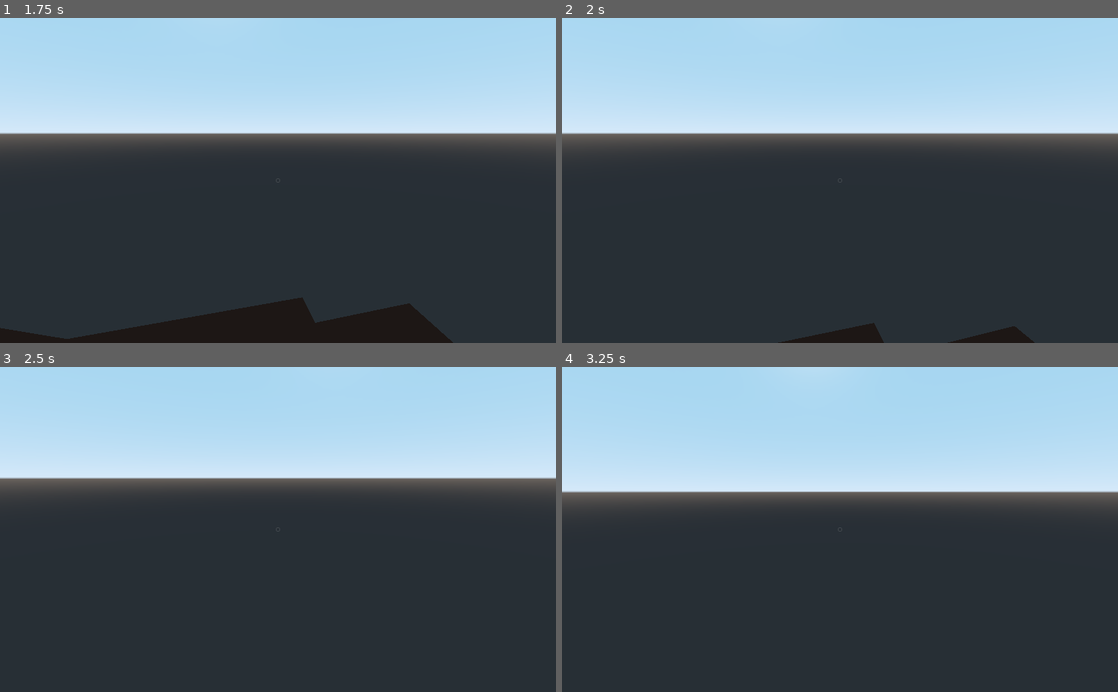
Above: before the commit, frames 1-4 (two rows, left to right).
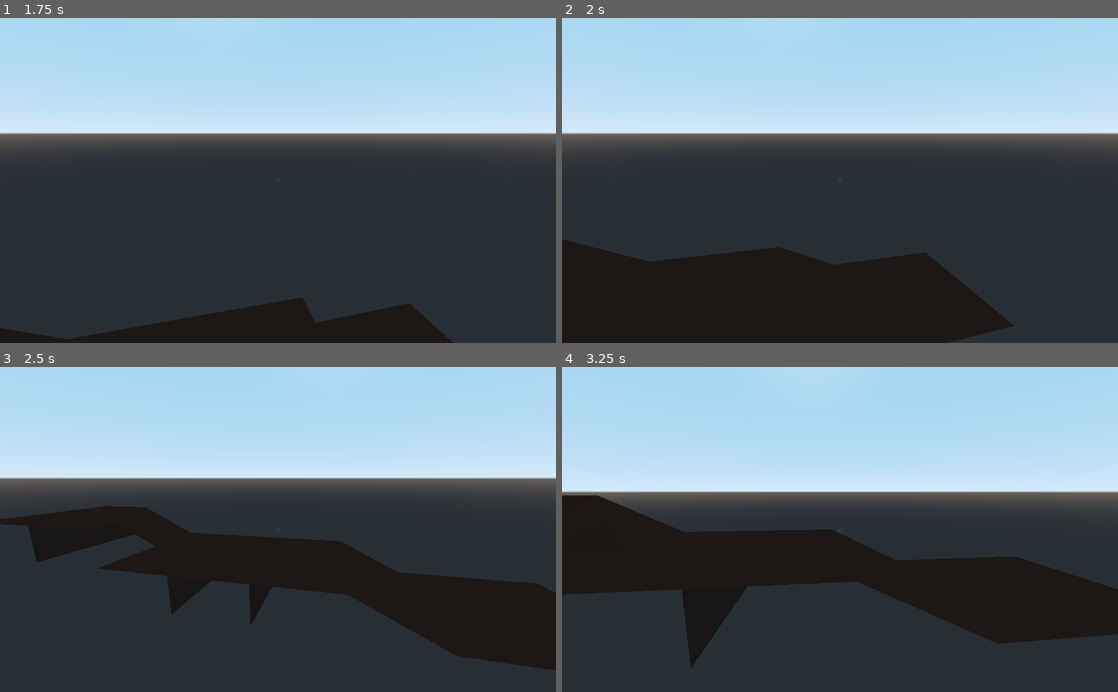
Above: after the commit, the same moments.

Repository: ihave13digits/AutomatonUprising
Game: Godot game, scene res://scene/Main.tscn
Same seed, same stepped clock (60 frames per second), same inputs: the game is played once before the commit and once after it.
Inputs (mouse positions are in pixels of both pictures, inside the frame that each line leads up to):
- Up to frame 1 (1.75 s): click "Continue" at 0.5 s; tap Enter at 1.25 s; move the mouse to (305, 180) at 1.27 s; press the mouse at (305, 180) at 1.28 s; hold W (move_forward) from 1.28 s (still down); tap Space (jump) at 1.52 s
- Up to frame 2 (2 s): keep holding W (move_forward)
- Up to frame 3 (2.5 s): keep holding W (move_forward); move the mouse to (250, 529) at 2.02 s; release the mouse at (250, 529) at 2.03 s; right-click (250, 529) at 2.1 s; tap Space (jump) at 2.27 s; click (250, 529) at 2.3 s
- Up to frame 4 (3.25 s): keep holding W (move_forward); move the mouse to (851, 523) at 2.77 s; press the mouse at (851, 523) at 2.78 s

Frame 1 is identical in both runs. In frame 2, 20% of the frame differs, in the area x 0-85%, y 68-100%; in frame 3, 17%; in frame 4, 21%, in the area x 0-100%, y 39-93%.

Commit message:
updated core

Diff:
--- a/data/Data.gd
+++ b/data/Data.gd
@@ -893,7 +893,7 @@
 			'font_name' : {'value' : '', 'min' : 0, 'max' : 128},
 
 			'message_font' : {'value' : 16, 'min' : 16, 'max' : 16},
-			'spawn_distance' : {'value' : 1, 'min' : 1, 'max' : 16},
+			'spawn_distance' : {'value' : 4, 'min' : 1, 'max' : 16},
 
 			'mouse_sensitivity' : {'value' : 0.25, 'min' : 0.0, 'max' : 0.0},
 			'wheel_sensitivity' : {'value' : 0.25, 'min' : 0.0, 'max' : 0.0},
--- a/scene/Main.gd
+++ b/scene/Main.gd
@@ -17,20 +17,20 @@
 
 	for x in range(-Data.settings['spawn_distance']['value'], Data.settings['spawn_distance']['value']):
 		for z in range(-Data.settings['spawn_distance']['value'], Data.settings['spawn_distance']['value']):
-			world.generate_chunk(x, z)
+			world.generate_tile(x, z)
 
-func update_chunks():
+func _update_chunks():
 	var p = player.get_pos()
 	var despawn = Data.settings['spawn_distance']['value']+1
 	var spawn = Data.settings['spawn_distance']['value']
 
 	for dx in range(-despawn, despawn):
 		for dz in range(-despawn, despawn):
-			world.destroy_chunk(floor((p.x)+dx), floor((p.z)+dz))
+			world.destroy_tile(floor((p.x)+dx), floor((p.z)+dz))
 
 	for sx in range(-spawn, spawn):
 		for sz in range(-spawn, spawn):
-			world.generate_chunk(floor((p.x)+sx), floor((p.z)+sz))
+			world.generate_tile(floor((p.x)+sx), floor((p.z)+sz))
 
 func _update_cursor():
 	if player.cursor.get_collider() != null:
--- a/scene/World.gd
+++ b/scene/World.gd
@@ -36,43 +36,36 @@
 	n.persistence = pr
 
 func spawn(t, pos, rot):
-	if '%s-%s' % [int(pos.x/tile_size), int(pos.z/tile_size)] in data:
-		var target = Data.object[t]
-		var inst = target['instance'][0]
-		var I = load(Data.instance[inst]).instance()
-		I.translation = pos
-		I.rotation_degrees = rot
-		I.mesh['body'] = Data.object[t]['mesh'][0]
-		I.id = t
-		add_child(I)
-		data['%s-%s' % [int(pos.x/tile_size), int(pos.z/tile_size)]]['tile'] = I
+	var key = '%s-%s' % [int(pos.x/tile_size), int(pos.z/tile_size)]
+	if data[key]['tile']:
+		if is_instance_valid(data[key]['tile']):
+			return
+
+	var target = Data.object[t]
+	var inst = target['instance'][0]
+	var I = load(Data.instance[inst]).instance()
+	I.translation = pos
+	I.rotation_degrees = rot
+	I.mesh['body'] = Data.object[t]['mesh'][0]
+	I.id = t
+	I.active = true
+	add_child(I)
+	data[key]['tile'] = I
 
 func generate_world_data():
 	for x in range(-world_size*chunk_size, world_size*chunk_size):
 		for z in range(-world_size*chunk_size, world_size*chunk_size):
 			data['%s-%s' % [x, z]] = {}
+			data['%s-%s' % [x, z]]['tile'] = null
 			data['%s-%s' % [x, z]]['value'] = [
 			noise_fissure.get_noise_2d(x, z),
 			noise_moisture.get_noise_2d(x, z),
 			noise_temperature.get_noise_2d(x, z)
 			]
 
-func destroy_chunk(X, Z):
-	for x in range(int(X*chunk_size), int((X*chunk_size)+chunk_size)):
-		for z in range(int(Z*chunk_size), int((Z*chunk_size)+chunk_size)):
-			if '%s-%s' % [x/tile_size, z/tile_size] in data and 'tile' in data['%s-%s' % [x/tile_size, z/tile_size]]:
-				if is_instance_valid(data['%s-%s' % [x/tile_size, z/tile_size]]['tile']):
-					data['%s-%s' % [x/tile_size, z/tile_size]]['tile'].call_deferred('free')
-
-func generate_chunk(X, Z):
-	for x in range(int(X*chunk_size), int((X*chunk_size)+chunk_size)):
-		for z in range(int(Z*chunk_size), int((Z*chunk_size)+chunk_size)):
-			generate_tile(x, z)
-
 func destroy_tile(x, z):
-	if '%s-%s' % [x/tile_size, z/tile_size] in data and 'tile' in data['%s-%s' % [x/tile_size, z/tile_size]]:
-		if is_instance_valid(data['%s-%s' % [x/tile_size, z/tile_size]]['tile']):
-			data['%s-%s' % [x/tile_size, z/tile_size]]['tile'].queue_free()
+	if is_instance_valid(data['%s-%s' % [x, z]]['tile']):
+		data['%s-%s' % [x, z]]['tile'].queue_free()
 
 func generate_tile(x, z):
 	var oriented = false
--- a/scene/instance/Player.gd
+++ b/scene/instance/Player.gd
@@ -87,17 +87,17 @@
 	$Y/X/Hand/Mesh.material_override = load("res://skin/global_material.tres")
 
 func update_map_position():
-	if int(round(translation.x - Data.settings['spawn_distance']['value'])) >= int(round(update_position.x)):
+	if int(round(translation.x - (Data.settings['spawn_distance']['value']))) >= int(round(update_position.x)):
 		update_position.x = int(round(translation.x))
 		emit_signal("update_chunks")
-	elif int(round(translation.x + Data.settings['spawn_distance']['value'])) <= int(round(update_position.x)):
+	elif int(round(translation.x + (Data.settings['spawn_distance']['value']))) <= int(round(update_position.x)):
 		update_position.x = int(round(translation.x))
 		emit_signal("update_chunks")
 
-	if int(round(translation.z - Data.settings['spawn_distance']['value'])) >= int(round(update_position.z)):
+	if int(round(translation.z - (Data.settings['spawn_distance']['value']))) >= int(round(update_position.z)):
 		update_position.z = int(round(translation.z))
 		emit_signal("update_chunks")
-	elif int(round(translation.z + Data.settings['spawn_distance']['value'])) <= int(round(update_position.z)):
+	elif int(round(translation.z + (Data.settings['spawn_distance']['value']))) <= int(round(update_position.z)):
 		update_position.z = int(round(translation.z))
 		emit_signal("update_chunks")
 
